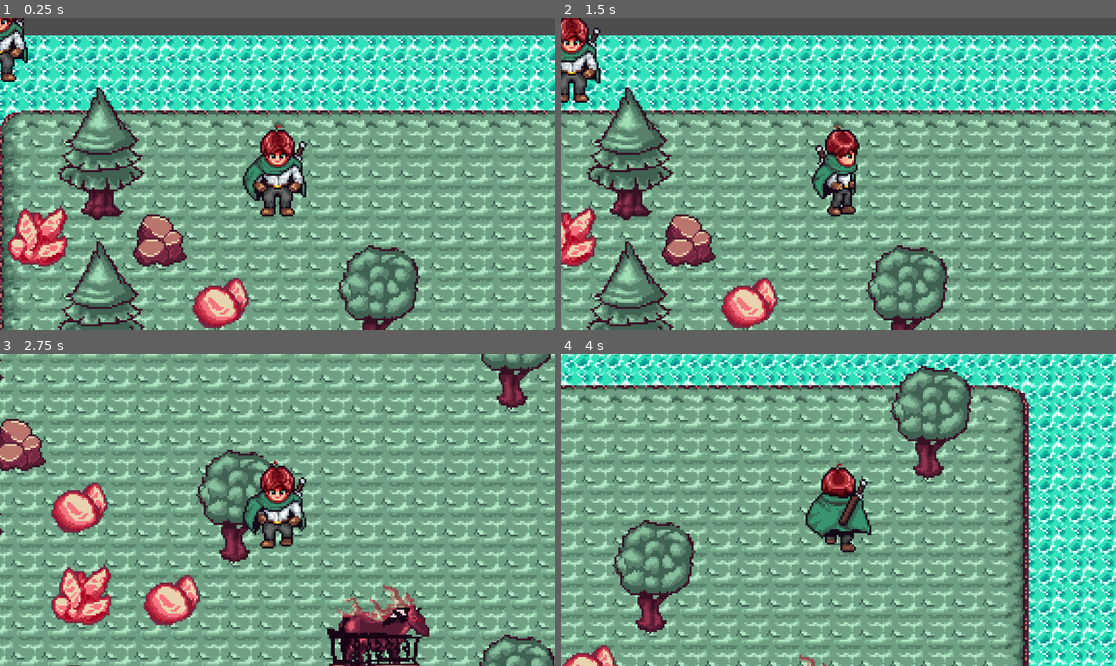
Above: before the commit, frames 1-4 (two rows, left to right).
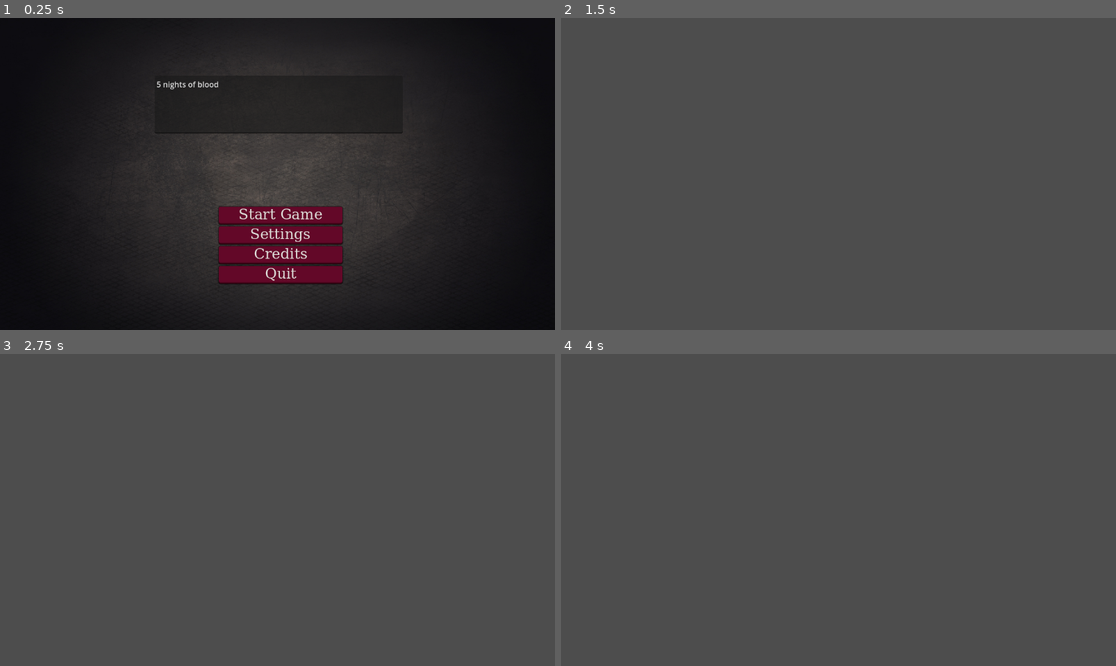
Above: after the commit, the same moments.

Repository: LightMash/GameJam
Game: Godot game, scene res://scenes/mainmenu.tscn
Two runs of this game, one before a commit and one after it. Both use one fixed random seed, a clock stepped at 60 frames per second and the inputs below. Before the commit the project starts from res://scenes/map.tscn.
Inputs (mouse positions are in pixels of both pictures, inside the frame that each line leads up to):
- Up to frame 1 (0.25 s): no input
- Up to frame 2 (1.5 s): click (844, 236) at 0.5 s, where only the run after the commit has a clickable "Settings"; hold D (right) from 1.28 s (still down)
- Up to frame 3 (2.75 s): release D (right) at 2.03 s; hold S (down) from 2.03 s (still down)
- Up to frame 4 (4 s): release S (down) at 2.78 s; hold D (right) 2.78-3.53 s; hold W (up) from 3.53 s (still down)

The runs differ from the first frame. In frame 1, 99% of the frame differs, in the area x 0-100%, y 0-100%; in frame 2, 90%; in frame 3, 96%; in frame 4, 95%.

Commit message:
Initial Start Menu

Diff:
--- a/Vampire/project.godot
+++ b/Vampire/project.godot
@@ -11,9 +11,13 @@
 [application]
 
 config/name="Vampire"
-run/main_scene="uid://catnsiiwl7buy"
+run/main_scene="uid://dnokxyqpgm1t0"
 config/features=PackedStringArray("4.5", "Mobile")
 config/icon="res://icon.svg"
+
+[display]
+
+window/size/mode=3
 
 [dotnet]
 
--- /dev/null
+++ b/Vampire/scenes/credits.tscn
@@ -0,0 +1,3 @@
+[gd_scene format=3 uid="uid://q76rnqnclcjv"]
+
+[node name="Credits" type="CanvasLayer"]
--- /dev/null
+++ b/Vampire/scenes/mainmenu.tscn
@@ -0,0 +1,7 @@
+[gd_scene load_steps=2 format=3 uid="uid://dnokxyqpgm1t0"]
+
+[ext_resource type="PackedScene" uid="uid://b66wycxo6pbd3" path="res://ui/ui_root.tscn" id="1_yqorp"]
+
+[node name="MainMenu" type="CanvasLayer"]
+
+[node name="UIRoot" parent="." instance=ExtResource("1_yqorp")]
--- /dev/null
+++ b/Vampire/scenes/settings.tscn
@@ -0,0 +1,3 @@
+[gd_scene format=3 uid="uid://ceig5wtqe5ns4"]
+
+[node name="Settings" type="CanvasLayer"]
--- /dev/null
+++ b/Vampire/ui/Ressources/Themes & Stylebox/hover_button.tres
@@ -0,0 +1,14 @@
+[gd_resource type="StyleBoxFlat" format=3 uid="uid://de61c7bh14sgf"]
+
+[resource]
+content_margin_left = 4.0
+content_margin_top = 2.0
+content_margin_right = 4.0
+bg_color = Color(0.3882353, 0.03137255, 0.15686275, 1)
+border_width_bottom = 1
+border_color = Color(0.21568628, 0.011764706, 0.07450981, 1)
+corner_radius_top_left = 4
+corner_radius_top_right = 4
+corner_radius_bottom_right = 4
+corner_radius_bottom_left = 4
+shadow_size = 2
--- /dev/null
+++ b/Vampire/ui/Ressources/Themes & Stylebox/normal_button.tres
@@ -0,0 +1,15 @@
+[gd_resource type="StyleBoxFlat" format=3 uid="uid://cwu67ajxb4kob"]
+
+[resource]
+content_margin_left = 4.0
+content_margin_top = 2.0
+content_margin_right = 4.0
+bg_color = Color(0.3882353, 0.03137255, 0.15686275, 1)
+border_width_bottom = 4
+border_color = Color(0.15623334, 0.0053049414, 0.045973085, 1)
+border_blend = true
+corner_radius_top_left = 4
+corner_radius_top_right = 4
+corner_radius_bottom_right = 4
+corner_radius_bottom_left = 4
+shadow_size = 2
--- /dev/null
+++ b/Vampire/ui/ui_root.gd
@@ -0,0 +1,51 @@
+extends CanvasLayer
+
+@onready var start_menu = $StartMenu
+@onready var hud = $HUD
+@onready var dice = $DiceScreen
+@onready var pause = $PauseMenu
+@onready var game_over = $GameOver
+@onready var loading = $LoadingScreen
+
+func _ready():
+	hide_all()
+	start_menu.visible = true
+
+func hide_all():
+	for child in get_children():
+		child.visible = false
+
+func show_start_menu():
+	hide_all()
+	start_menu.visible = true
+
+func show_hud():
+	hide_all()
+	hud.visible = true
+
+func show_dice():
+	hide_all()
+	dice.visible = true
+
+func show_game_over():
+	hide_all()
+	game_over.visible = true
+
+func show_loading():
+	hide_all()
+	loading.visible = true
+
+
+func _on_start_pressed() -> void:
+	get_tree().change_scene_to_file("res://scenes/map.tscn")
+
+
+func _on_settings_pressed() -> void:
+	get_tree().change_scene_to_file("res://scenes/settings.tscn")
+
+func _on_credits_pressed() -> void:
+	get_tree().change_scene_to_file("res://scenes/credits.tscn")
+
+
+func _on_quit_pressed() -> void:
+	get_tree().quit()
--- /dev/null
+++ b/Vampire/ui/ui_root.tscn
@@ -0,0 +1,134 @@
+[gd_scene load_steps=8 format=3 uid="uid://b66wycxo6pbd3"]
+
+[ext_resource type="Script" uid="uid://drbd1g1fds2r" path="res://ui/ui_root.gd" id="1_otu6g"]
+[ext_resource type="StyleBox" uid="uid://de61c7bh14sgf" path="res://ui/Ressources/Themes & Stylebox/hover_button.tres" id="2_f6o6b"]
+[ext_resource type="StyleBox" uid="uid://cwu67ajxb4kob" path="res://ui/Ressources/Themes & Stylebox/normal_button.tres" id="3_6qk7i"]
+[ext_resource type="Texture2D" uid="uid://bf7td0j51cogu" path="res://assets/scifi_start_menu_test.jpg" id="4_s6kls"]
+
+[sub_resource type="FontFile" id="FontFile_8sumc"]
+cache/0/16/0/ascent = 0.0
+cache/0/16/0/descent = 0.0
+cache/0/16/0/underline_position = 0.0
+cache/0/16/0/underline_thickness = 0.0
+cache/0/16/0/scale = 1.0
+cache/0/15/0/ascent = 0.0
+cache/0/15/0/descent = 0.0
+cache/0/15/0/underline_position = 0.0
+cache/0/15/0/underline_thickness = 0.0
+cache/0/15/0/scale = 1.0
+cache/0/20/0/ascent = 0.0
+cache/0/20/0/descent = 0.0
+cache/0/20/0/underline_position = 0.0
+cache/0/20/0/underline_thickness = 0.0
+cache/0/20/0/scale = 1.0
+cache/0/30/0/ascent = 0.0
+cache/0/30/0/descent = 0.0
+cache/0/30/0/underline_position = 0.0
+cache/0/30/0/underline_thickness = 0.0
+cache/0/30/0/scale = 1.0
+
+[sub_resource type="StyleBoxEmpty" id="StyleBoxEmpty_f6o6b"]
+
+[sub_resource type="Theme" id="Theme_nowai"]
+Button/colors/font_color = Color(0.8746512, 0.8768879, 0.8572877, 1)
+Button/font_sizes/font_size = 30
+Button/fonts/font = SubResource("FontFile_8sumc")
+Button/styles/focus = SubResource("StyleBoxEmpty_f6o6b")
+Button/styles/hover = ExtResource("2_f6o6b")
+Button/styles/normal = ExtResource("3_6qk7i")
+
+[node name="UIRoot" type="CanvasLayer"]
+script = ExtResource("1_otu6g")
+
+[node name="StartMenu" type="Control" parent="."]
+layout_mode = 3
+anchors_preset = 15
+anchor_right = 1.0
+anchor_bottom = 1.0
+grow_horizontal = 2
+grow_vertical = 2
+size_flags_horizontal = 4
+size_flags_vertical = 4
+theme = SubResource("Theme_nowai")
+metadata/_edit_use_anchors_ = true
+
+[node name="StartMenuBackground" type="NinePatchRect" parent="StartMenu"]
+layout_mode = 1
+anchors_preset = 15
+anchor_right = 1.0
+anchor_bottom = 1.0
+grow_horizontal = 2
+grow_vertical = 2
+texture = ExtResource("4_s6kls")
+
+[node name="MenuPanel" type="NinePatchRect" parent="StartMenu/StartMenuBackground"]
+layout_mode = 1
+anchors_preset = -1
+anchor_left = 0.5
+anchor_top = 0.573
+anchor_right = 0.5
+anchor_bottom = 0.573
+offset_left = -126.0
+offset_top = -167.72
+offset_right = 129.75
+offset_bottom = 168.28
+grow_horizontal = 2
+grow_vertical = 2
+region_rect = Rect2(40, 32, 280, 296)
+patch_margin_left = 64
+patch_margin_top = 72
+patch_margin_right = 72
+patch_margin_bottom = 80
+axis_stretch_horizontal = 2
+axis_stretch_vertical = 2
+
+[node name="VBoxContainer" type="VBoxContainer" parent="StartMenu/StartMenuBackground/MenuPanel"]
+layout_mode = 1
+anchors_preset = -1
+anchor_left = 0.5
+anchor_top = 0.799
+anchor_right = 0.5
+anchor_bottom = 0.799
+offset_left = -123.875
+offset_top = -124.04799
+offset_right = 134.0625
+offset_bottom = 124.36804
+grow_horizontal = 2
+grow_vertical = 2
+alignment = 1
+
+[node name="Start" type="Button" parent="StartMenu/StartMenuBackground/MenuPanel/VBoxContainer"]
+layout_mode = 2
+text = "Start Game"
+
+[node name="Settings" type="Button" parent="StartMenu/StartMenuBackground/MenuPanel/VBoxContainer"]
+layout_mode = 2
+text = "Settings"
+
+[node name="Credits" type="Button" parent="StartMenu/StartMenuBackground/MenuPanel/VBoxContainer"]
+layout_mode = 2
+text = "Credits"
+
+[node name="Quit" type="Button" parent="StartMenu/StartMenuBackground/MenuPanel/VBoxContainer"]
+layout_mode = 2
+text = "Quit"
+
+[node name="Title" type="TextEdit" parent="StartMenu/StartMenuBackground"]
+layout_mode = 1
+anchors_preset = -1
+anchor_left = 0.5
+anchor_top = 0.27800003
+anchor_right = 0.5
+anchor_bottom = 0.27800003
+offset_left = -255.0
+offset_top = -59.920013
+offset_right = 260.0
+offset_bottom = 60.079987
+grow_horizontal = 2
+text = "5 nights of blood
+"
+
+[connection signal="pressed" from="StartMenu/StartMenuBackground/MenuPanel/VBoxContainer/Start" to="." method="_on_start_pressed"]
+[connection signal="pressed" from="StartMenu/StartMenuBackground/MenuPanel/VBoxContainer/Settings" to="." method="_on_settings_pressed"]
+[connection signal="pressed" from="StartMenu/StartMenuBackground/MenuPanel/VBoxContainer/Credits" to="." method="_on_credits_pressed"]
+[connection signal="pressed" from="StartMenu/StartMenuBackground/MenuPanel/VBoxContainer/Quit" to="." method="_on_quit_pressed"]
Binary file added: Vampire/assets/button_container_startmenu_test.png
Not shown, added: Vampire/assets/button_container_startmenu_test.png.import
Binary file added: Vampire/assets/scifi_start_menu_test.jpg
Not shown, added: Vampire/assets/scifi_start_menu_test.jpg.import
Not shown: 1 places in Vampire/scenes/map.tscn that only renumber resources
Not shown, added: Vampire/ui/ui_root.gd.uid
